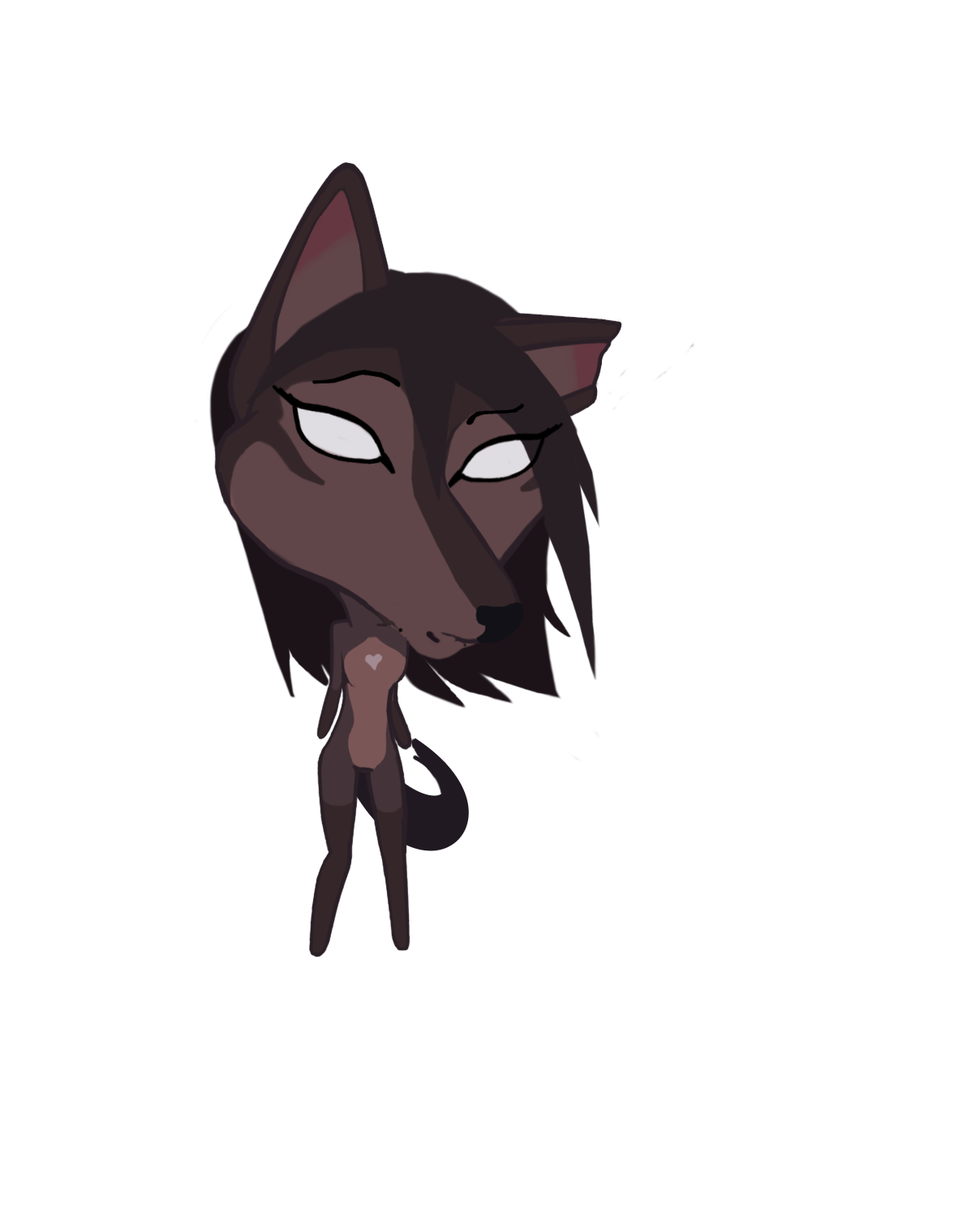
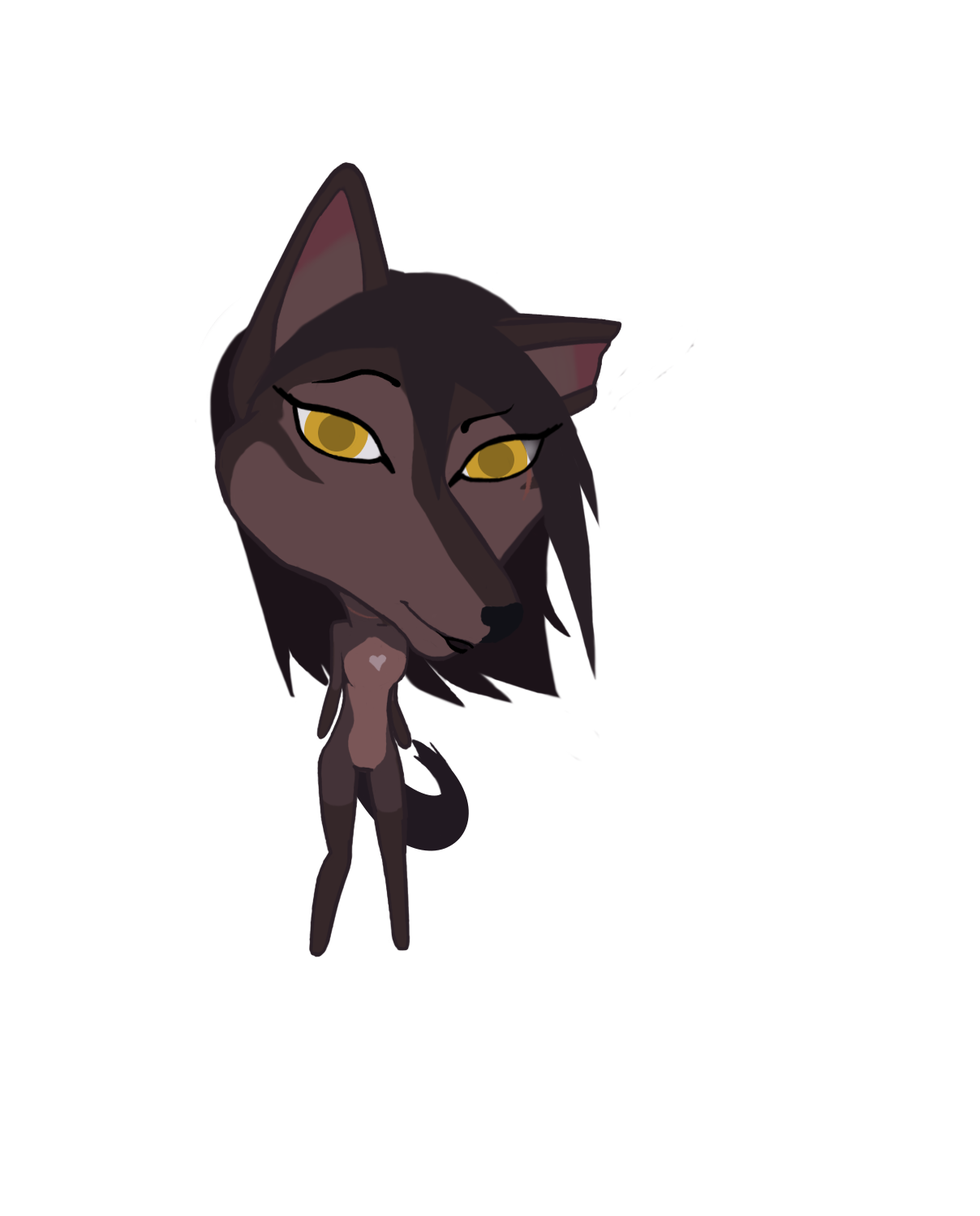
The second 980 x 1216 image is a revision of the first. Changes to its layers:
painted on "LINES" over [310, 368, 525, 655]
painted on "HAIR_FRONT", masked it over [269, 368, 545, 673]
added layer "IRIS" above "EYES" over [304, 402, 528, 483]
painted on "EYES" over [452, 462, 468, 652]
added layer "SCARING" above "FLOOF" over [343, 467, 533, 620]
painted on "FLOOF" over [364, 653, 387, 673]
painted on "NOSE" over [474, 604, 496, 644]
painted on "BASE" over [277, 555, 485, 662]
painted on "BASE_SECOND" over [218, 378, 538, 654]
painted on "BODY_BASE_SECOND" over [375, 623, 408, 659]
painted on "BODY_BASE_THIRD" over [396, 649, 407, 664]
painted on "BASE_THIRD" over [229, 484, 483, 661]
painted on "TAIL" over [411, 737, 452, 771]
